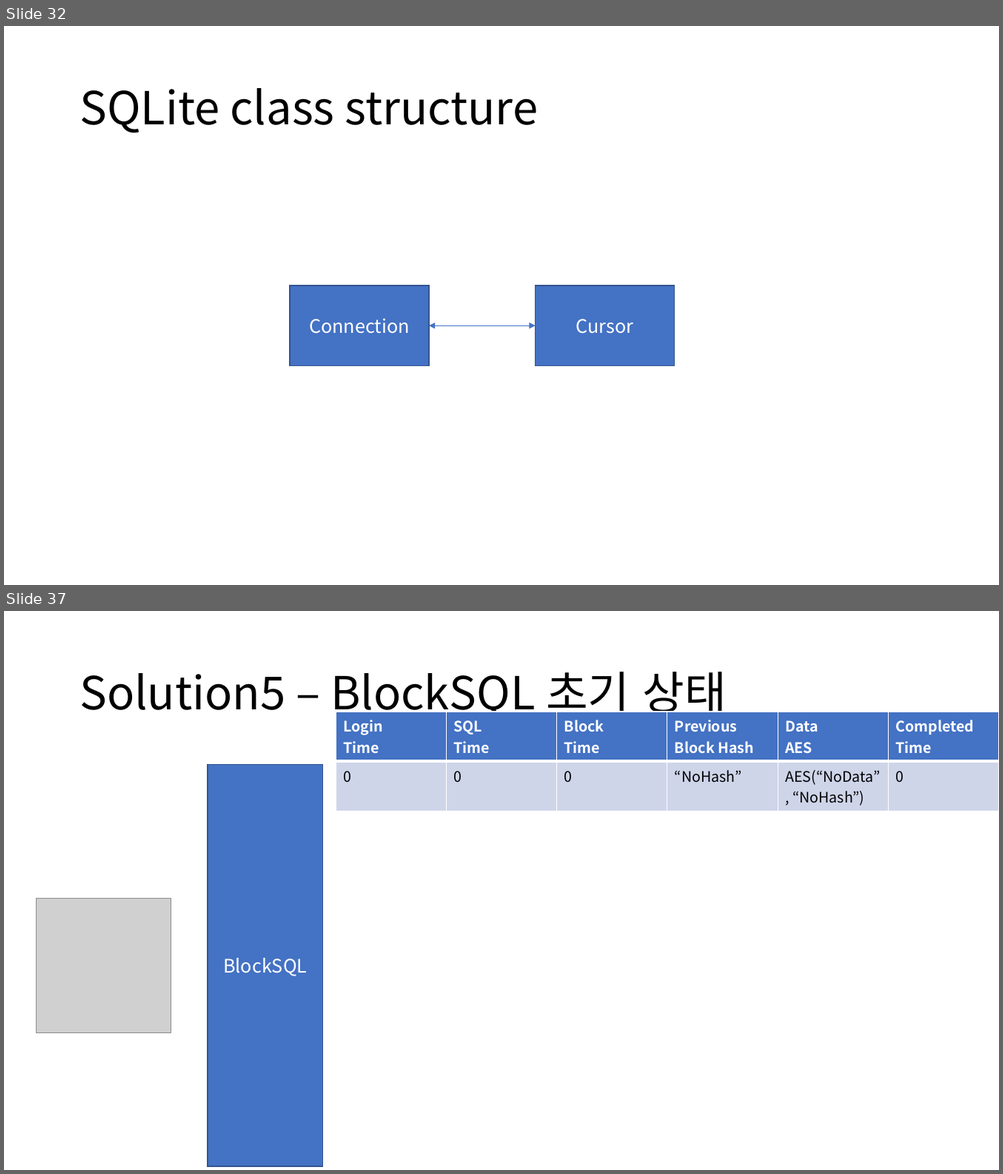
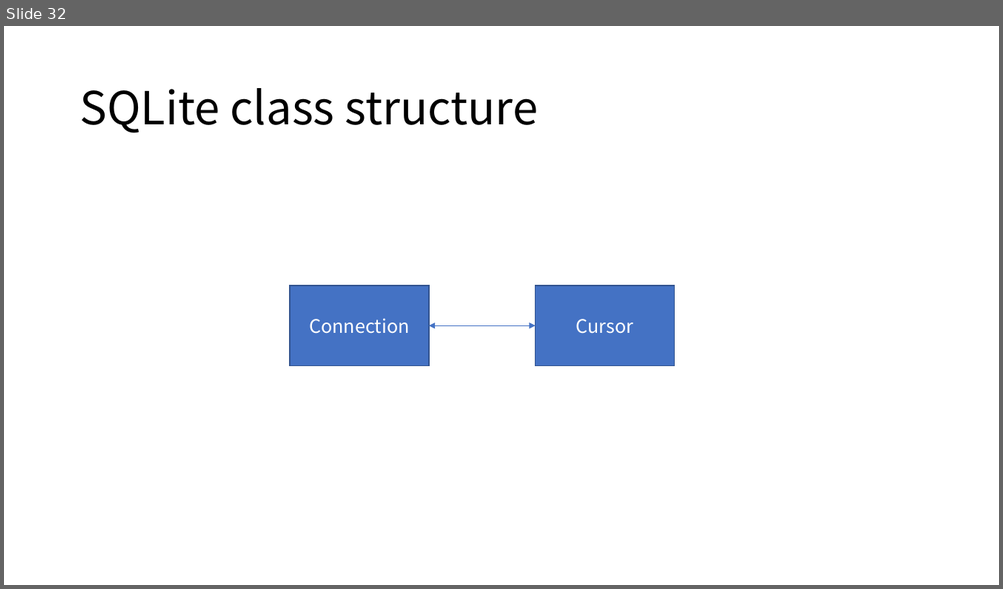
Before and after one commit to hslee1539/blockSQL, a slide deck: 컨셉.pptx. Shown one above the other, each under a label of ours: slides 32 and 37 before the commit, slide 32 after it; the slides between them are not shown. The pictures are 1003x1174 and 1003x589 pixels, drawn with LibreOffice and Linux fonts; fonts in the diff are those of the drawing; grey boxes stand for pictures. Boxes give left, top, right and bottom in pixels: in the first picture for what was removed or moved away, otherwise in the second. Text is boxed around its words. In the diff, an @@ line names an element or a change of style, - is before the commit and + after.

```diff
--- a/컨셉.pptx
+++ b/컨셉.pptx
@@ slide 37 removed at (4,611,999,1170), background #FFFFFF @@
@@ title removed at (79,672,726,721) @@
-Solution5 – BlockSQL 초기 상태
@@ table removed at (336,712,998,809), 2 rows, 6 columns @@
-Login / Time | SQL / Time | Block / Time | Previous Block Hash | Data / AES | Completed Time
-0 | 0 | 0 | “NoHash” | AES(“NoData”, “NoHash”) | 0
@@ rectangle removed at (208,765,324,1167) @@
-BlockSQL
@@ picture removed at (36,898,171,1034) @@
```
Also in this commit, not shown: 1 slide changed, 30 other slides removed, 21 other files.
